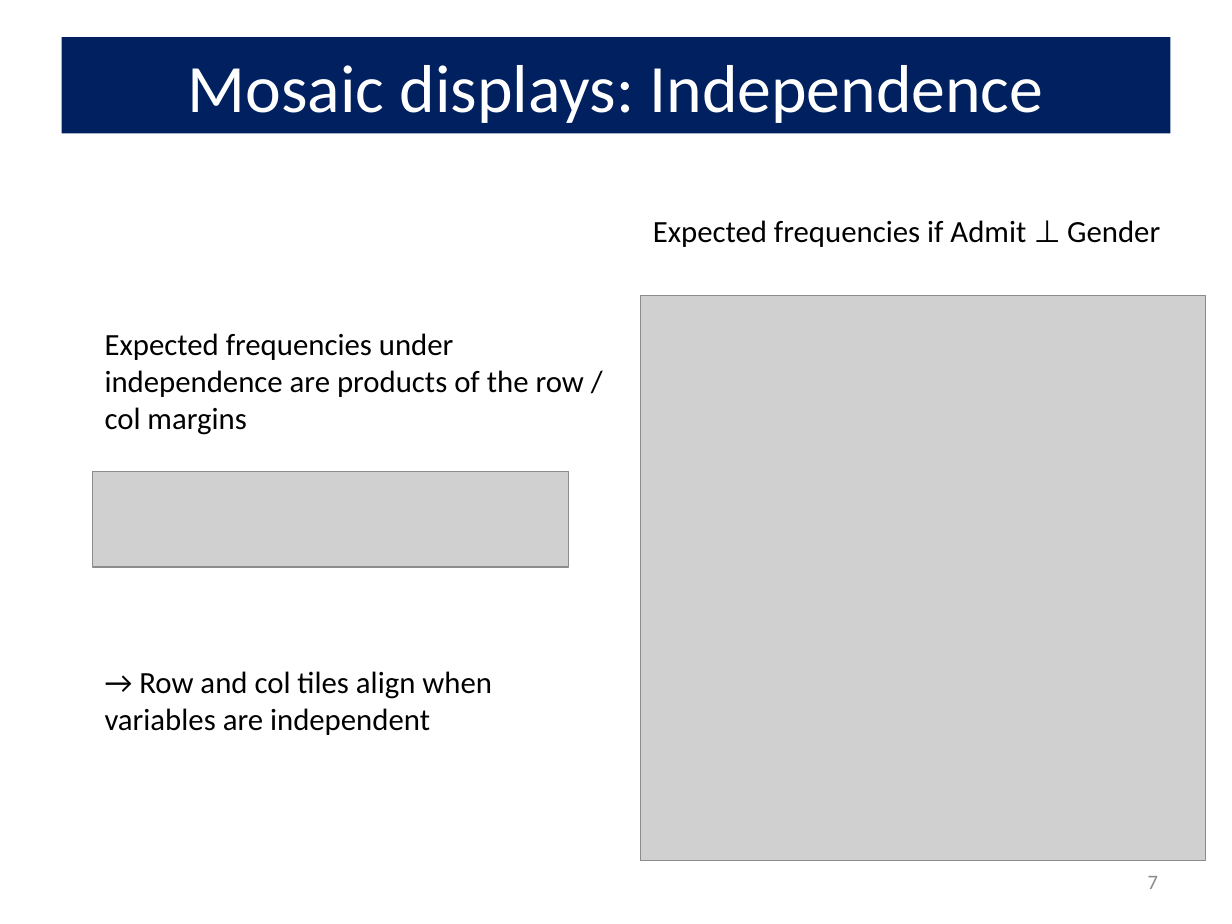
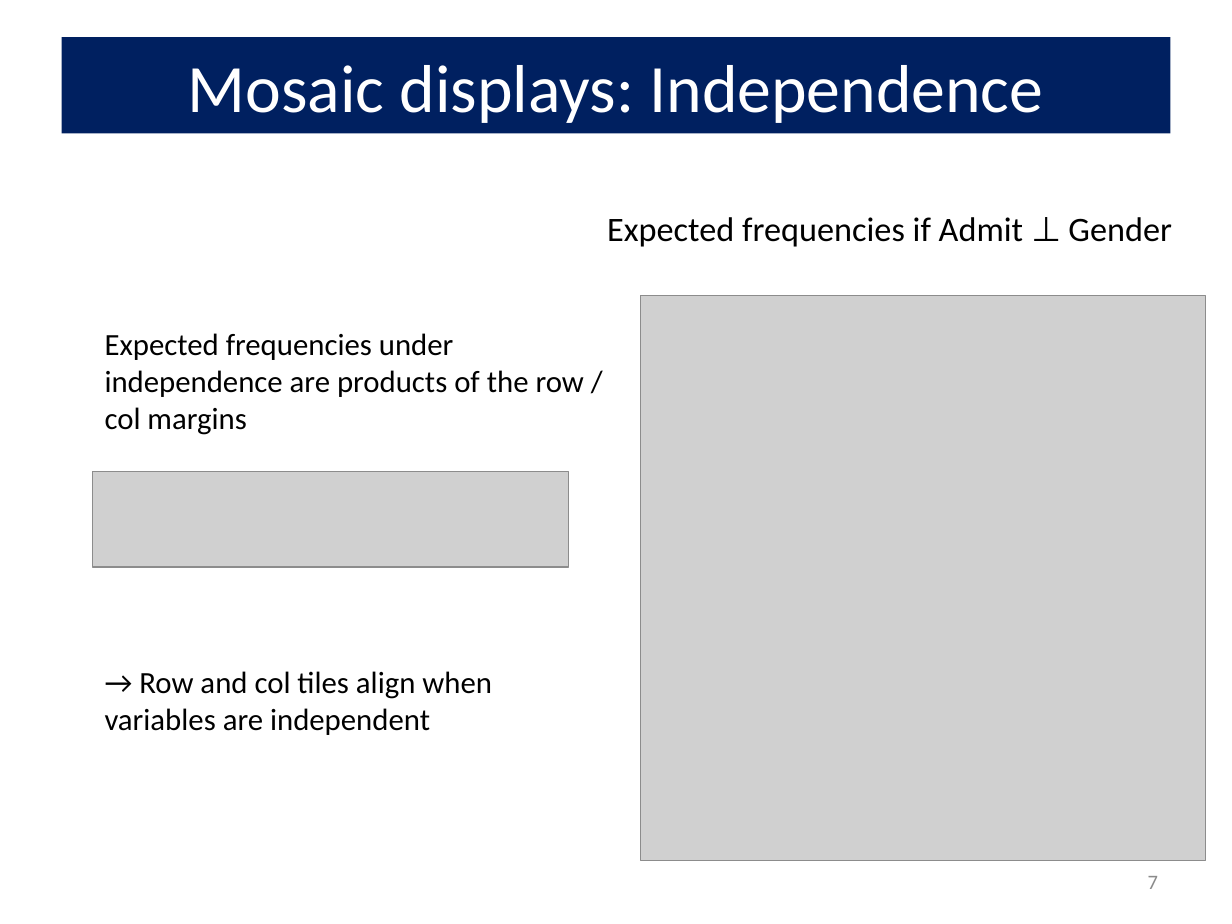
Before and after one commit to friendly/psy6136, a slide deck: slide 7 of docs/lectures/04-Loglin.pptx. Drawn at 1232x924 pixels with LibreOffice and Linux fonts; fonts in the diff are those of the drawing; grey boxes stand for pictures. Boxes give left, top, right and bottom in pixels: in the first picture for what was removed or moved away, otherwise in the second. Text is boxed around its words. In the diff, an @@ line names an element or a change of style, - is before the commit and + after.

```diff
--- a/docs/lectures/04-Loglin.pptx
+++ b/docs/lectures/04-Loglin.pptx
@@ text "Expected frequencies if Admit ⊥ ...": place and size @@
-text "Expected frequencies if Admit ⊥ ..." at [653, 220, 1160, 247]
+text "Expected frequencies if Admit ⊥ ..." at [607, 217, 1172, 247]
@@ text "Expected frequencies if Admit ⊥ ..." at [607, 217, 1172, 247]: size 18 to 20 pt; alignment left to right @@
```
Also in this commit, not shown: 25 other slides changed, 3 slides added, 15 other files.
